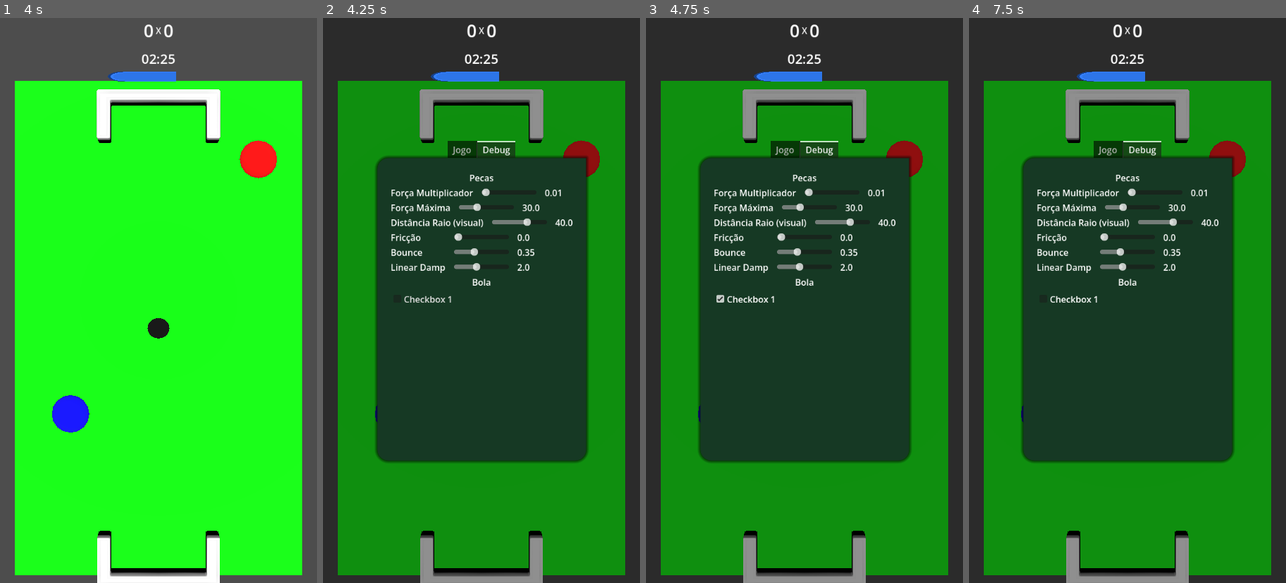
Above: before the commit, frames 1-4 (left to right).
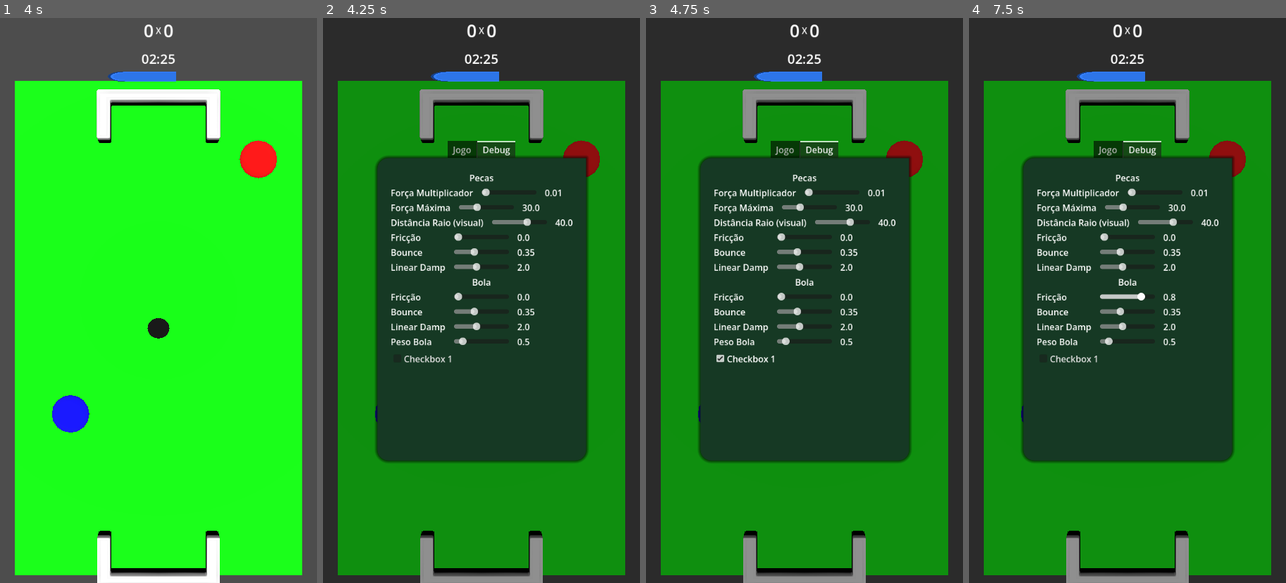
Above: after the commit, the same moments.

Repository: PelvicPsycho/ultimate-botao
Game: Godot game, scene res://MatchScene.tscn
The game is run twice, just before and just after one commit, with the same random seed, the same clock (stepped at 60 frames per second) and the same inputs.
Inputs (mouse positions are in pixels of both pictures, inside the frame that each line leads up to):
- Up to frame 1 (4 s): tap Enter at 0.5, 2, 3.5 s; move the mouse to (228, 272) at 0.52 s; tap 1 at 0.6 s; click (228, 272) at 0.67 s; tap Space at 1.25, 2.75 s; drag from (95, 328) to (142, 413) at 1.27 s; move the mouse to (190, 176) at 2.02 s; tap 3 at 2.1 s; click (190, 176) at 2.17 s; drag from (142, 413) to (63, 215) at 2.77 s; move the mouse to (253, 385) at 3.52 s; tap 2 at 3.6 s; click (253, 385) at 3.67 s
- Up to frame 2 (4.25 s): tap Escape (ui_cancel) at 4.15 s
- Up to frame 3 (4.75 s): click "Checkbox 1" at 4.25 s
- Up to frame 4 (7.5 s): click "Checkbox 1" at 5 s; click "Checkbox 1" at 5.75 s; tap Space at 6.5 s; drag from (1032, 215) to (1079, 159) at 6.52 s; move the mouse to (1143, 300) at 7.27 s; tap 1 at 7.35 s; click (1143, 300) at 7.42 s

Frame 1 is identical in both runs. In frame 2, 0.9% of the frame differs, in the area x 21-67%, y 48-61%; in frame 3, 0.9%; in frame 4, 1.0%.
Error after the commit: Invalid access to property or key 'physics_material_override' on a base object of type 'Nil'. (res://Temporarios/Scenes_testes/pause_menu.gd:150)

Commit message:
Debug menu, angular damp no player e bola + bola mass =0.5kg

Diff:
--- a/Componentes/Ball/ball.tscn
+++ b/Componentes/Ball/ball.tscn
@@ -19,11 +19,13 @@
 axis_lock_linear_y = true
 axis_lock_angular_x = true
 axis_lock_angular_z = true
+mass = 0.5
 physics_material_override = ExtResource("1_yhqis")
 continuous_cd = true
 contact_monitor = true
 max_contacts_reported = 8
 linear_damp = 2.0
+angular_damp = 2.0
 script = ExtResource("1_d60mj")
 
 [node name="MeshInstance3D" type="MeshInstance3D" parent="." unique_id=1678610985]
--- a/Componentes/PlayerV2/Player.tscn
+++ b/Componentes/PlayerV2/Player.tscn
@@ -64,6 +64,7 @@
 physics_material_override = ExtResource("1_o7wco")
 continuous_cd = true
 linear_damp = 2.0
+angular_damp = 2.0
 script = ExtResource("1_2wsv6")
 multiplicador_comprimento_mira = 10.0
 tamanho_maximo_linha = 8.0
--- a/Temporarios/Scenes_testes/pause_menu.gd
+++ b/Temporarios/Scenes_testes/pause_menu.gd
@@ -1,6 +1,7 @@
 extends CanvasLayer
 
 var Pecas_Jogo: Array[Player] = []
+var a_bola: Ball
 
 func _ready():
 	# Garante que o menu comece invisível quando o jogo roda
@@ -61,6 +62,7 @@
 	# Se qualquer um dos dois acontecer, fecha o menu
 	if clicou_com_mouse or tocou_com_dedo:
 		alternar_pause()
+		pegar_a_bola()
 
 func _on_button__continuar_pressed() -> void:
 	alternar_pause()
@@ -81,6 +83,9 @@
 	for node in nodes_pecas:
 		if node is Player:
 			Pecas_Jogo.append(node as Player)
+
+func pegar_a_bola():
+	a_bola = get_tree().get_first_node_in_group("Balls")
 
 func _on_forca_multiplicador_value_changed(value: float) -> void:
 	var labelValor = %ForcaMultiplicador.get_parent().get_node("ValorSlider")
@@ -118,9 +123,28 @@
 	for peca in Pecas_Jogo:
 		peca.physics_material_override.rough = value
 
-
 func _on_linear_damp_value_changed(value: float) -> void:
 	var labelValor = %LinearDamp.get_parent().get_node("ValorSlider")
 	labelValor.text = str(value)
 	for peca in Pecas_Jogo:
 		peca.linear_damp = value
+
+func _on_peso_bola_value_changed(value: float) -> void:
+	var labelValor = %PesoBola.get_parent().get_node("ValorSlider")
+	labelValor.text = str(value)
+	a_bola.mass = value
+
+func _on_bounce_bola_value_changed(value: float) -> void:
+	var labelValor = %BounceBola.get_parent().get_node("ValorSlider")
+	labelValor.text = str(value)
+	a_bola.physics_material_override.bounce = value
+
+func _on_linear_damp_bola_value_changed(value: float) -> void:
+	var labelValor = %LinearDampBola.get_parent().get_node("ValorSlider")
+	labelValor.text = str(value)
+	a_bola.linear_damp = value
+
+func _on_friccao_bola_value_changed(value: float) -> void:
+	var labelValor = %FriccaoBola.get_parent().get_node("ValorSlider")
+	labelValor.text = str(value)
+	a_bola.physics_material_override.friction = value
--- a/Temporarios/Scenes_testes/pause_menu.tscn
+++ b/Temporarios/Scenes_testes/pause_menu.tscn
@@ -270,6 +270,117 @@
 text = "Bola"
 horizontal_alignment = 1
 
+[node name="HBoxContainer7" type="HBoxContainer" parent="Control/CenterContainer/TabContainer - Abas/Debug/VboxDebug" unique_id=914657623]
+layout_mode = 2
+tooltip_text = "Maior = maior desaceleração em contato com o chão ou outras coisas (a peca não fica  em contato com o chão)"
+theme_override_constants/separation = 15
+
+[node name="Slider5Label" type="Label" parent="Control/CenterContainer/TabContainer - Abas/Debug/VboxDebug/HBoxContainer7" unique_id=285546535]
+layout_mode = 2
+size_flags_horizontal = 2
+size_flags_vertical = 1
+mouse_filter = 1
+text = "Fricção"
+
+[node name="FriccaoBola" type="HSlider" parent="Control/CenterContainer/TabContainer - Abas/Debug/VboxDebug/HBoxContainer7" unique_id=836743035]
+unique_name_in_owner = true
+custom_minimum_size = Vector2(100, 10)
+layout_mode = 2
+size_flags_horizontal = 2
+size_flags_vertical = 1
+max_value = 1.0
+step = 0.1
+
+[node name="ValorSlider" type="Label" parent="Control/CenterContainer/TabContainer - Abas/Debug/VboxDebug/HBoxContainer7" unique_id=493979765]
+layout_mode = 2
+size_flags_horizontal = 2
+size_flags_vertical = 1
+text = "ValorSlider"
+
+[node name="HBoxContainer1" type="HBoxContainer" parent="Control/CenterContainer/TabContainer - Abas/Debug/VboxDebug" unique_id=1486256616]
+layout_mode = 2
+tooltip_text = "Maior = Maior bounciness"
+theme_override_constants/separation = 15
+
+[node name="Slider5Label" type="Label" parent="Control/CenterContainer/TabContainer - Abas/Debug/VboxDebug/HBoxContainer1" unique_id=1313895706]
+layout_mode = 2
+size_flags_horizontal = 2
+size_flags_vertical = 1
+mouse_filter = 1
+text = "Bounce"
+
+[node name="BounceBola" type="HSlider" parent="Control/CenterContainer/TabContainer - Abas/Debug/VboxDebug/HBoxContainer1" unique_id=1242511494]
+unique_name_in_owner = true
+custom_minimum_size = Vector2(100, 10)
+layout_mode = 2
+size_flags_horizontal = 2
+size_flags_vertical = 1
+max_value = 1.0
+step = 0.05
+value = 0.35
+
+[node name="ValorSlider" type="Label" parent="Control/CenterContainer/TabContainer - Abas/Debug/VboxDebug/HBoxContainer1" unique_id=783054514]
+layout_mode = 2
+size_flags_horizontal = 2
+size_flags_vertical = 1
+text = "ValorSlider"
+
+[node name="HBoxContainer8" type="HBoxContainer" parent="Control/CenterContainer/TabContainer - Abas/Debug/VboxDebug" unique_id=968259261]
+layout_mode = 2
+tooltip_text = "Maior = maior a desaceleração"
+theme_override_constants/separation = 15
+
+[node name="Slider5Label" type="Label" parent="Control/CenterContainer/TabContainer - Abas/Debug/VboxDebug/HBoxContainer8" unique_id=2082096757]
+layout_mode = 2
+size_flags_horizontal = 2
+size_flags_vertical = 1
+mouse_filter = 1
+text = "Linear Damp"
+
+[node name="LinearDampBola" type="HSlider" parent="Control/CenterContainer/TabContainer - Abas/Debug/VboxDebug/HBoxContainer8" unique_id=251487988]
+unique_name_in_owner = true
+custom_minimum_size = Vector2(100, 10)
+layout_mode = 2
+size_flags_horizontal = 2
+size_flags_vertical = 1
+max_value = 5.0
+step = 0.1
+value = 2.0
+
+[node name="ValorSlider" type="Label" parent="Control/CenterContainer/TabContainer - Abas/Debug/VboxDebug/HBoxContainer8" unique_id=316044474]
+layout_mode = 2
+size_flags_horizontal = 2
+size_flags_vertical = 1
+text = "ValorSlider"
+
+[node name="HBoxContainer9" type="HBoxContainer" parent="Control/CenterContainer/TabContainer - Abas/Debug/VboxDebug" unique_id=383756837]
+layout_mode = 2
+tooltip_text = "Maior = maior o peso"
+theme_override_constants/separation = 15
+
+[node name="Slider5Label" type="Label" parent="Control/CenterContainer/TabContainer - Abas/Debug/VboxDebug/HBoxContainer9" unique_id=1063448723]
+layout_mode = 2
+size_flags_horizontal = 2
+size_flags_vertical = 1
+mouse_filter = 1
+text = "Peso Bola"
+
+[node name="PesoBola" type="HSlider" parent="Control/CenterContainer/TabContainer - Abas/Debug/VboxDebug/HBoxContainer9" unique_id=1880081804]
+unique_name_in_owner = true
+custom_minimum_size = Vector2(100, 10)
+layout_mode = 2
+size_flags_horizontal = 2
+size_flags_vertical = 1
+max_value = 5.0
+step = 0.1
+value = 0.5
+
+[node name="ValorSlider" type="Label" parent="Control/CenterContainer/TabContainer - Abas/Debug/VboxDebug/HBoxContainer9" unique_id=1621555224]
+layout_mode = 2
+size_flags_horizontal = 2
+size_flags_vertical = 1
+text = "ValorSlider"
+
 [node name="CheckBox" type="CheckBox" parent="Control/CenterContainer/TabContainer - Abas/Debug/VboxDebug" unique_id=1754716686]
 layout_mode = 2
 text = "Checkbox 1"
@@ -284,3 +395,7 @@
 [connection signal="value_changed" from="Control/CenterContainer/TabContainer - Abas/Debug/VboxDebug/HBoxContainer4/Friccao" to="." method="_on_friccao_value_changed"]
 [connection signal="value_changed" from="Control/CenterContainer/TabContainer - Abas/Debug/VboxDebug/HBoxContainer5/Bounce" to="." method="_on_bounce_value_changed"]
 [connection signal="value_changed" from="Control/CenterContainer/TabContainer - Abas/Debug/VboxDebug/HBoxContainer6/LinearDamp" to="." method="_on_linear_damp_value_changed"]
+[connection signal="value_changed" from="Control/CenterContainer/TabContainer - Abas/Debug/VboxDebug/HBoxContainer7/FriccaoBola" to="." method="_on_friccao_bola_value_changed"]
+[connection signal="value_changed" from="Control/CenterContainer/TabContainer - Abas/Debug/VboxDebug/HBoxContainer1/BounceBola" to="." method="_on_bounce_bola_value_changed"]
+[connection signal="value_changed" from="Control/CenterContainer/TabContainer - Abas/Debug/VboxDebug/HBoxContainer8/LinearDampBola" to="." method="_on_linear_damp_bola_value_changed"]
+[connection signal="value_changed" from="Control/CenterContainer/TabContainer - Abas/Debug/VboxDebug/HBoxContainer9/PesoBola" to="." method="_on_peso_bola_value_changed"]
